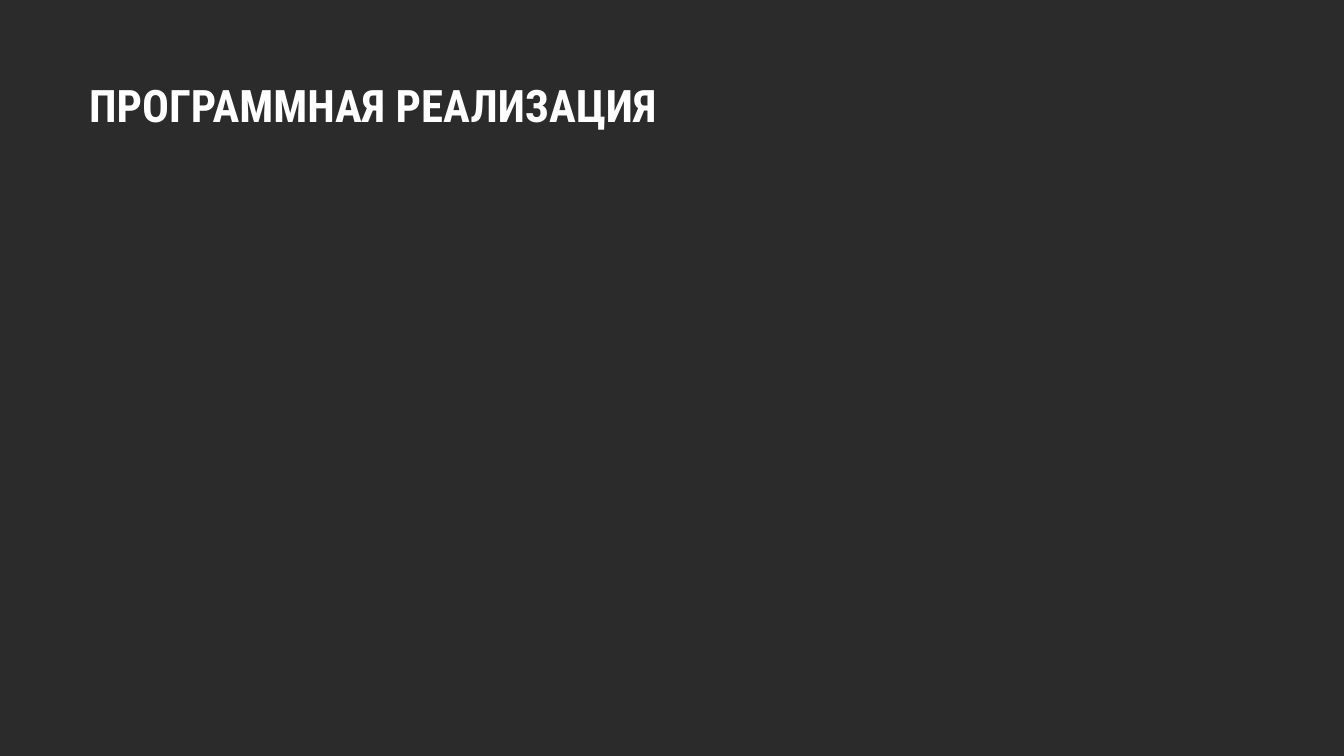
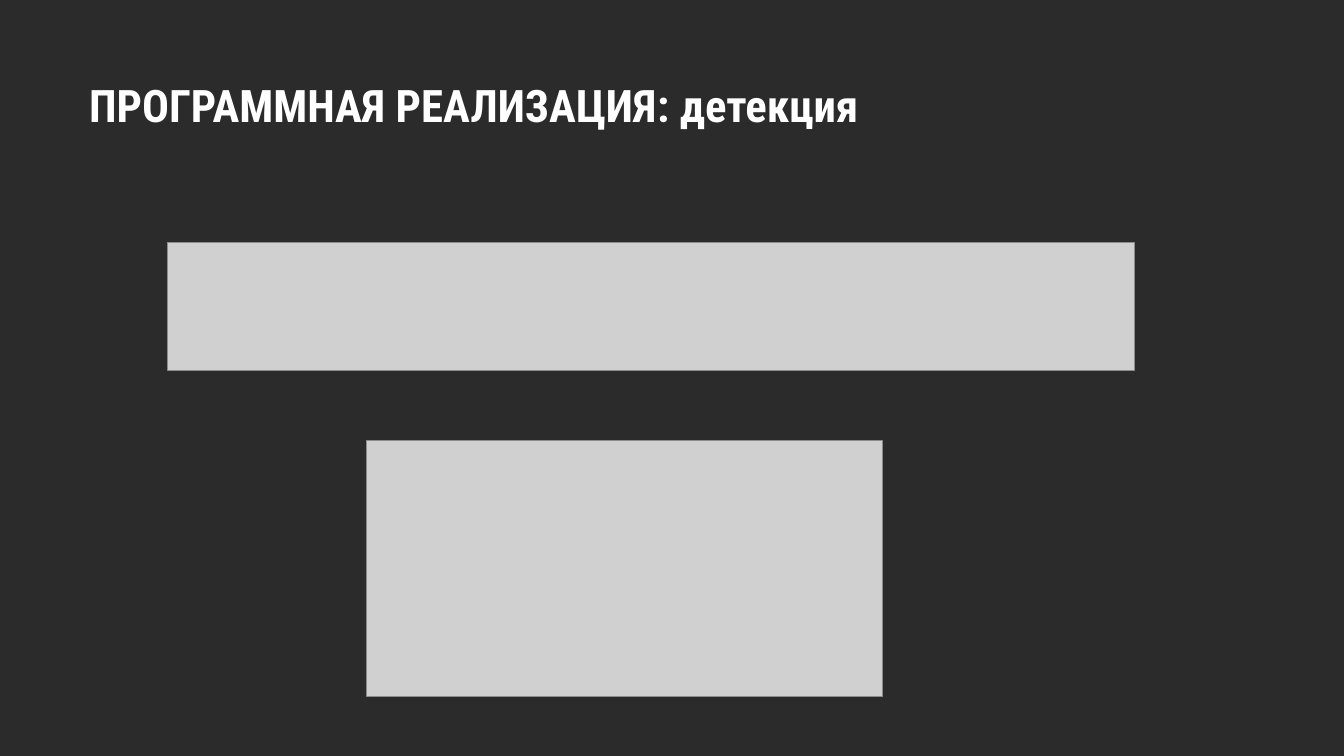
Before and after one commit to kemper0110/face-recog, a slide deck: slide 7 of presentation.pptx. Drawn at 1344x756 pixels with LibreOffice and Linux fonts; fonts in the diff are those of the drawing; grey boxes stand for pictures; background and template pictures are left out; a plain dark background stands for a picture behind light text. Boxes give left, top, right and bottom in pixels: in the first picture for what was removed or moved away, otherwise in the second. Text is boxed around its words. In the diff, an @@ line names an element or a change of style, - is before the commit and + after.

```diff
--- a/presentation.pptx
+++ b/presentation.pptx
@@ text at <box>89,89,858,130</box>: text changed @@
-ПРОГРАММНАЯ РЕАЛИЗАЦИЯ
+ПРОГРАММНАЯ РЕАЛИЗАЦИЯ: детекция
@@ picture added at <box>168,242,1135,370</box> @@
@@ picture added at <box>367,441,883,697</box> @@
```
Also in this commit, not shown: 1 other slide changed, 3 slides added, 9 other files.
